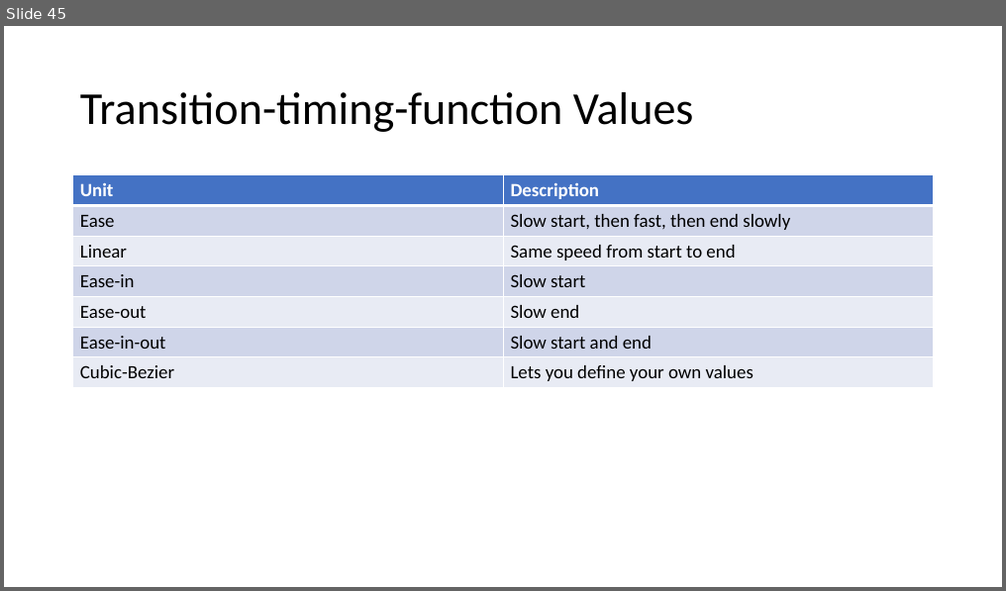
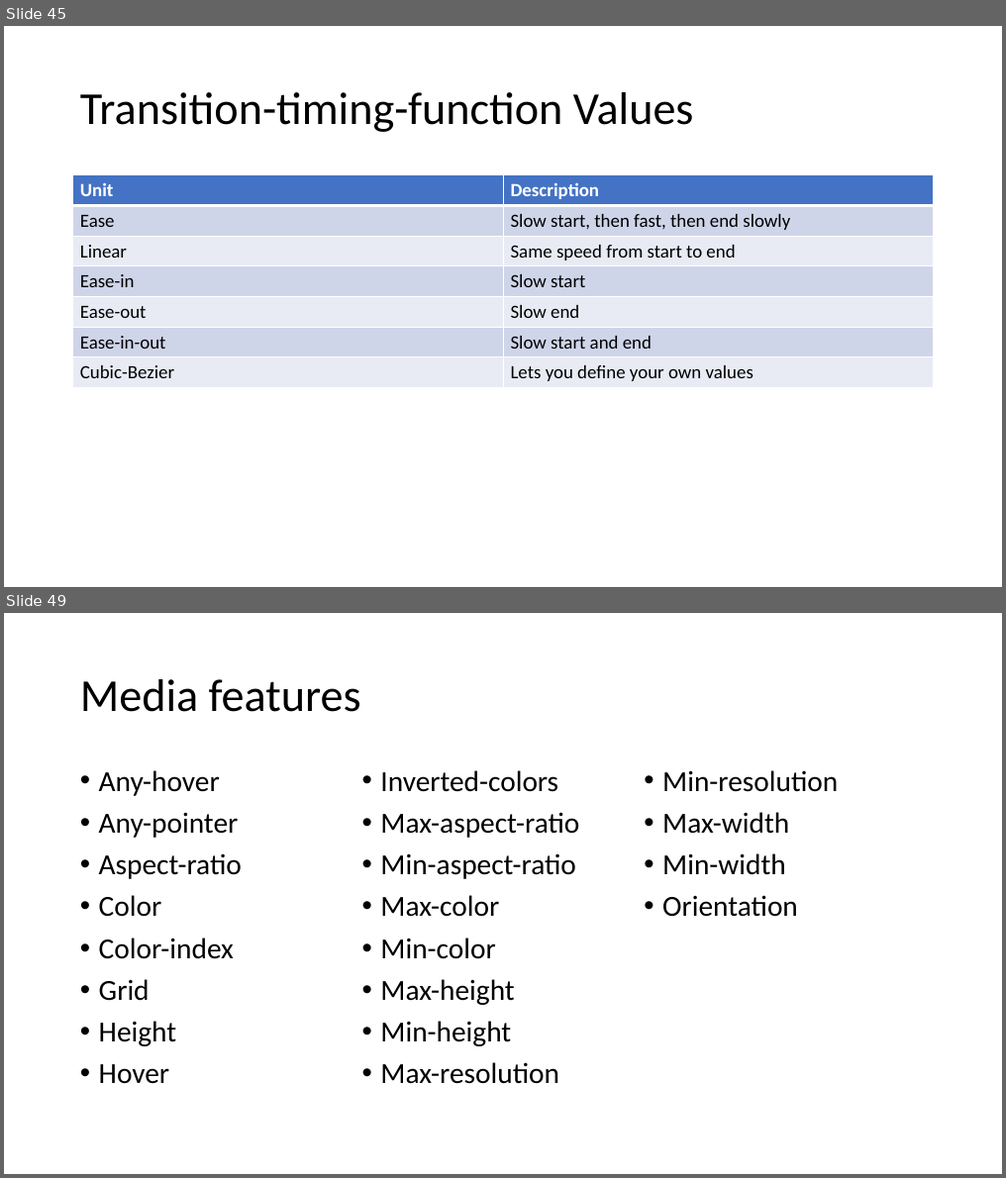
Before and after one commit to PiyushChaturvedii/Batch05, a slide deck: CSS3.pptx. Shown one above the other, each under a label of ours: slide 45 before the commit, slides 45 and 49 after it; the slides between them are not shown. The pictures are 1006x591 and 1006x1178 pixels, drawn with LibreOffice and Linux fonts; fonts in the diff are those of the drawing. Boxes give left, top, right and bottom in pixels: in the first picture for what was removed or moved away, otherwise in the second. Text is boxed around its words. In the diff, an @@ line names an element or a change of style, - is before the commit and + after.

```diff
--- a/CSS3.pptx
+++ b/CSS3.pptx
@@ slide 49 added at [4, 613, 1002, 1174], background #FFFFFF @@
@@ title added at [80, 679, 361, 712], 44 pt, text #000000 @@
+Media features
@@ text added at [99, 770, 838, 1084], 28 pt, text #000000 @@
+• Any-hover
+• Any-pointer
+• Aspect-ratio
+• Color
+• Color-index
+• Grid
+• Height
+• Hover
+• Inverted-colors
+• Max-aspect-ratio
+• Min-aspect-ratio
+• Max-color
+• Min-color
+• Max-height
+• Min-height
+• Max-resolution
+• Min-resolution
+• Max-width
+• Min-width
+• Orientation
```
Also in this commit, not shown: 7 other slides added, 3 other files.
